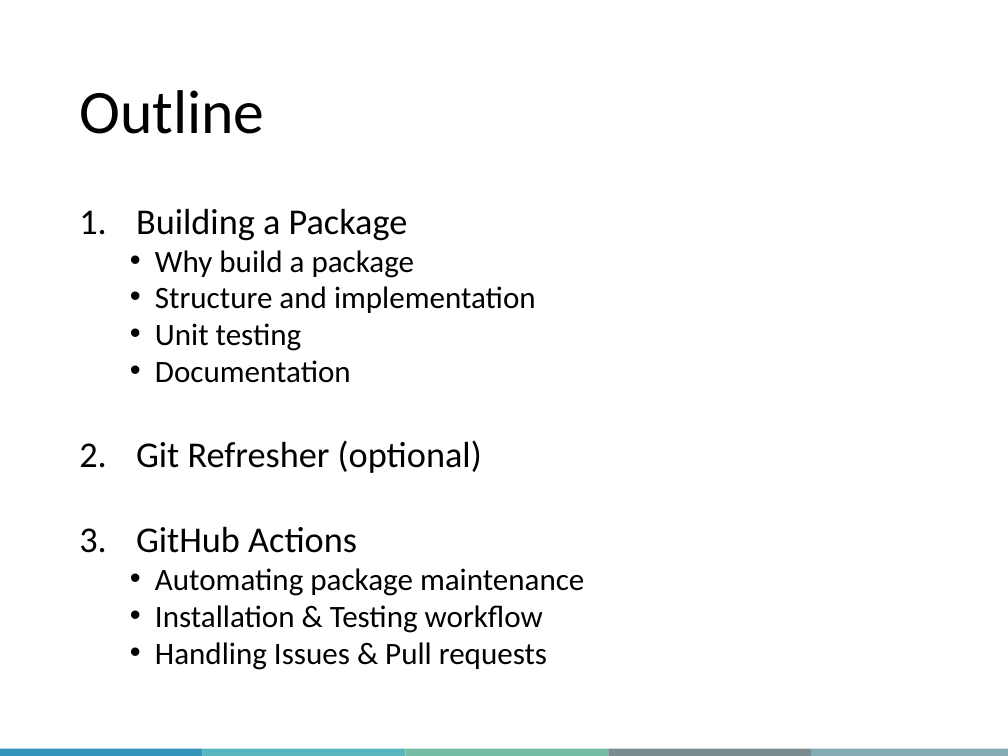
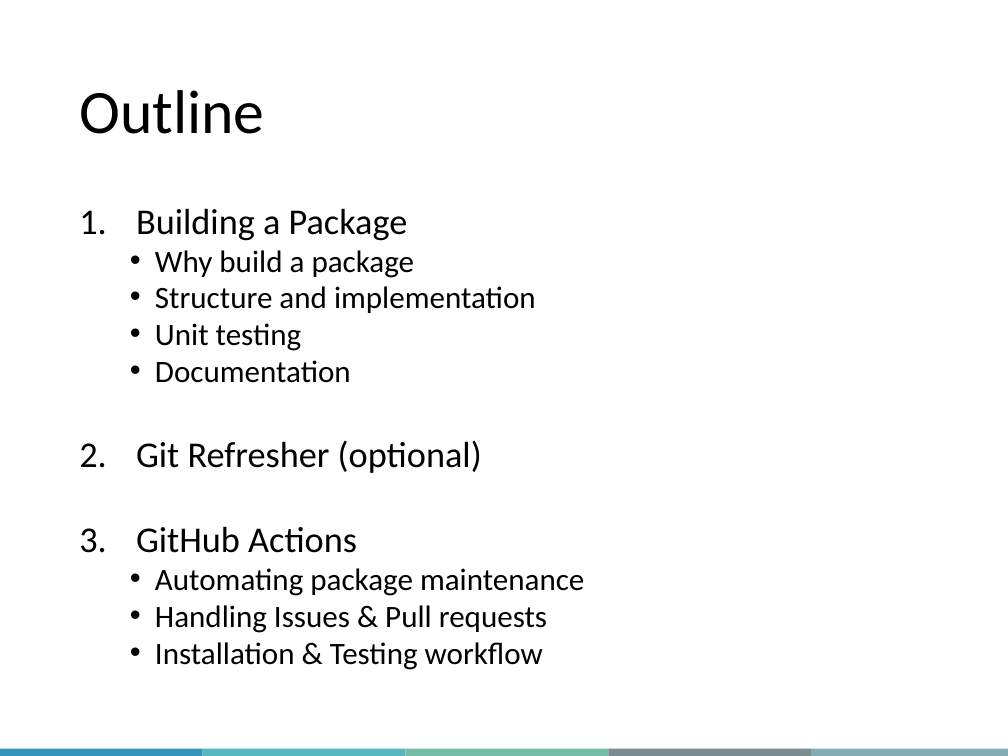
Before and after one commit to QLS-MiCM/RPackageDevelopment, a slide deck: slide 6 of Slides/RPackageDevelopment_Slides.pptx. Drawn at 1008x756 pixels with LibreOffice and Linux fonts; fonts in the diff are those of the drawing; background and template pictures are left out. Boxes give left, top, right and bottom in pixels: in the first picture for what was removed or moved away, otherwise in the second. Text is boxed around its words. In the diff, an @@ line names an element or a change of style, - is before the commit and + after.

```diff
--- a/Slides/RPackageDevelopment_Slides.pptx
+++ b/Slides/RPackageDevelopment_Slides.pptx
@@ text at [155, 605, 547, 633]: paragraph added @@
+  • Handling Issues & Pull requests
@@ text at [155, 642, 547, 670]: paragraph removed @@
-  • Handling Issues & Pull requests
```
Also in this commit, not shown: 10 other slides changed.
